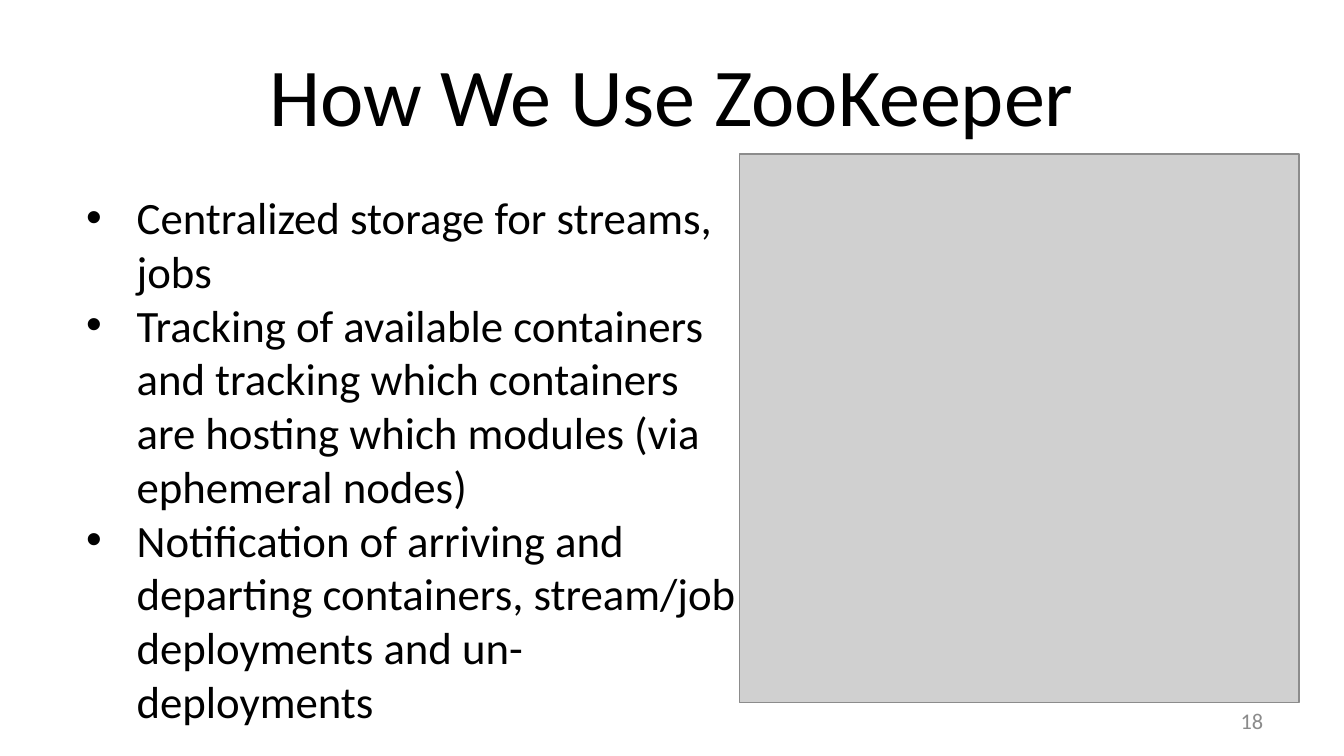
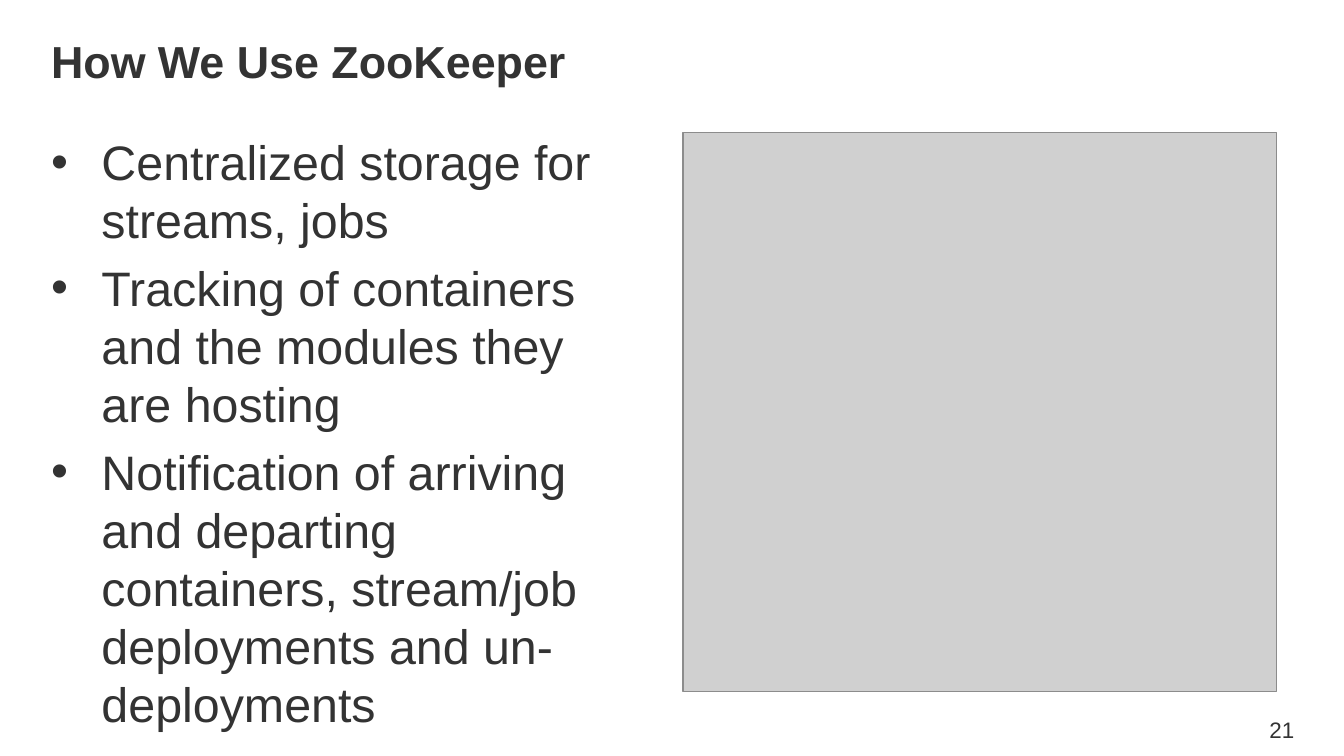
Before and after one commit to SpringOne2GX-2014/Spring-XD-Internals, a slide deck: slide 21 of Spring-XD-Internals-A-Guided-Tour.pptx (slide 18 before the commit). Drawn at 1344x756 pixels with LibreOffice and Linux fonts; fonts in the diff are those of the drawing; grey boxes stand for pictures; background and template pictures are left out. Boxes give left, top, right and bottom in pixels: in the first picture for what was removed or moved away, otherwise in the second. Text is boxed around its words. In the diff, an @@ line names an element or a change of style, - is before the commit and + after.

Commit message:
Updated formatting for slides

```diff
--- a/Spring-XD-Internals-A-Guided-Tour.pptx
+++ b/Spring-XD-Internals-A-Guided-Tour.pptx
@@ title "How We Use ZooKeeper": place and size @@
-title "How We Use ZooKeeper" at <box>269,73,1073,140</box>
+title "How We Use ZooKeeper" at <box>51,47,565,87</box>
@@ title "How We Use ZooKeeper" at <box>51,47,565,87</box>: size 44 to 24 pt, font Calibri to Arial, text colour #000000 to #333333, bold on; alignment centre to left; vertical alignment bottom to middle @@
@@ text "Centralized storage for streams, jobs": place and size @@
-text "Centralized storage for streams, jobs" at <box>137,203,736,726</box>
+text "Centralized storage for streams, jobs" at <box>101,145,590,674</box>
@@ text at <box>101,145,590,674</box>: size 24 to 25.9 pt, font Calibri to Arial, text colour #000000 to #333333 in "Centralized storage for streams, jobs", "Notification of arriving and departing containers, stream/jo ..."; indent changed; more space between paragraphs @@
@@ picture: place and size @@
-picture at <box>739,155,1300,703</box>
+picture at <box>683,132,1277,691</box>
@@ text at <box>101,271,575,432</box>: text changed; size 24 to 25.9 pt; font Calibri to Arial; text colour #000000 to #333333 @@
-• Tracking of available containers and tracking which containers are hosting which modules (via ephemeral nodes)
+• Tracking of containers and the modules they are hosting
@@ page number removed at <box>1241,714,1264,729</box> @@
-18
@@ page number added at <box>1269,722,1294,738</box>, 12 pt, text #333333 @@
+21
```
Also in this commit, not shown: 30 other slides changed, 3 slides added.
